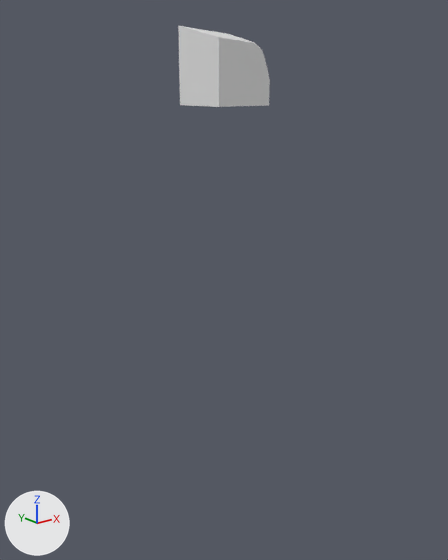
A saved change to the glTF model assets/terrain/surface_pieces/surf_41_7.glb.
Before and after are seen from a camera (50 mm lens) standing at (65.6, 32.7, -13.5) and looking at (97.8, 72.8, -29.6). The axes (+X, +Y, +Z) are drawn at lower left. The lights are the same throughout. The first picture is the older version. Mesh edges are drawn as thin lines on the coarser meshes. Where no turn or scale is listed for an object, it has been applied to the vertices.

In view in the first picture: 'geometry_0'.
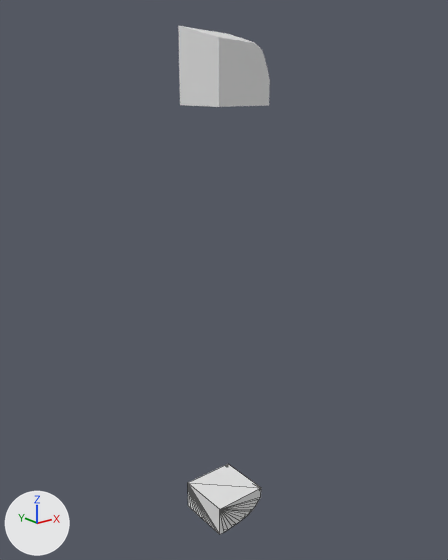
Location of each change, [x1, y1, x2, y2] in pixels of the pictures (448 x 560 px):
'layer_9', added
    after: [188, 464, 261, 534]

Patch to the scene script:
```diff
--- a/assets/terrain/surface_pieces/surf_41_7.glb.py
+++ b/assets/terrain/surface_pieces/surf_41_7.glb.py
@@ me_layer_9 @@
+me_layer_9.from_pydata(...)  # 93 vertices, 182 faces; spans x 95.0..100.0, y 70.0..75.0, z -52.76..-50.0
@@ ob_layer_9 @@
+ob_layer_9 = bpy.data.objects.new('layer_9', me_layer_9)
+ob_layer_9.location = (0.0, 0.0, 0.0)
```
